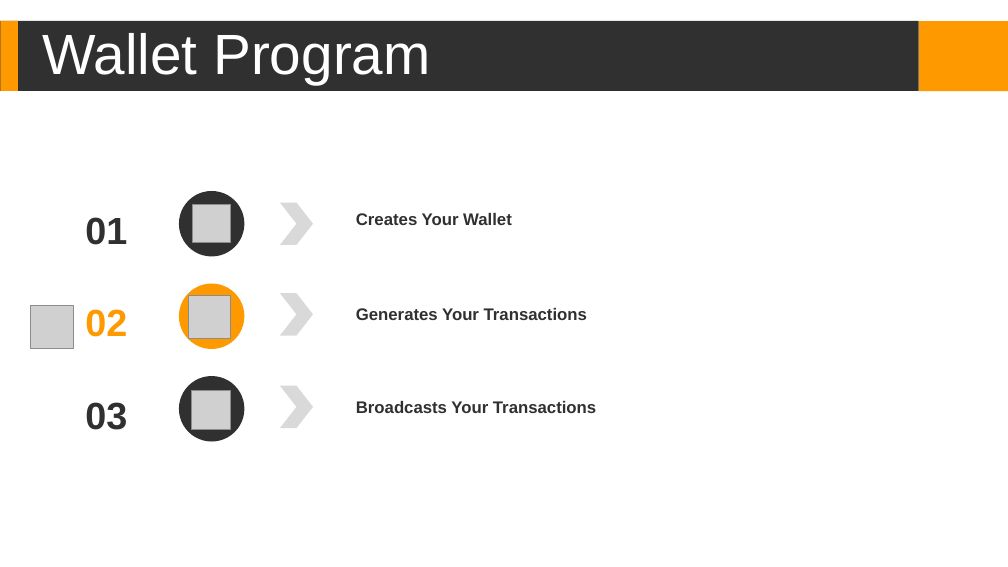
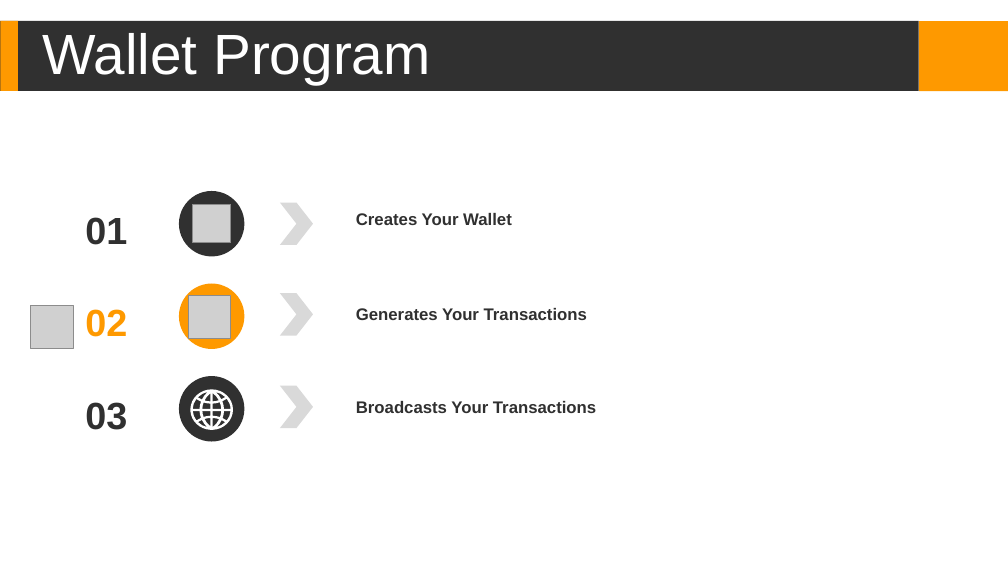
Before and after one commit to silon1/txelectrum, a slide deck: slide 4 of Presentation.pptx. Drawn at 1008x567 pixels with LibreOffice and Linux fonts; fonts in the diff are those of the drawing; grey boxes stand for pictures; background and template pictures are left out. Boxes give left, top, right and bottom in pixels: in the first picture for what was removed or moved away, otherwise in the second. Text is boxed around its words. In the diff, an @@ line names an element or a change of style, - is before the commit and + after.

Commit message:
Update broadcast icon in slide "Wallet Program"

```diff
--- a/Presentation.pptx
+++ b/Presentation.pptx
@@ freeform shape added at bbox=[191, 389, 233, 430], fill #FFFFFF @@
@@ picture removed at bbox=[191, 390, 231, 430] @@
```
